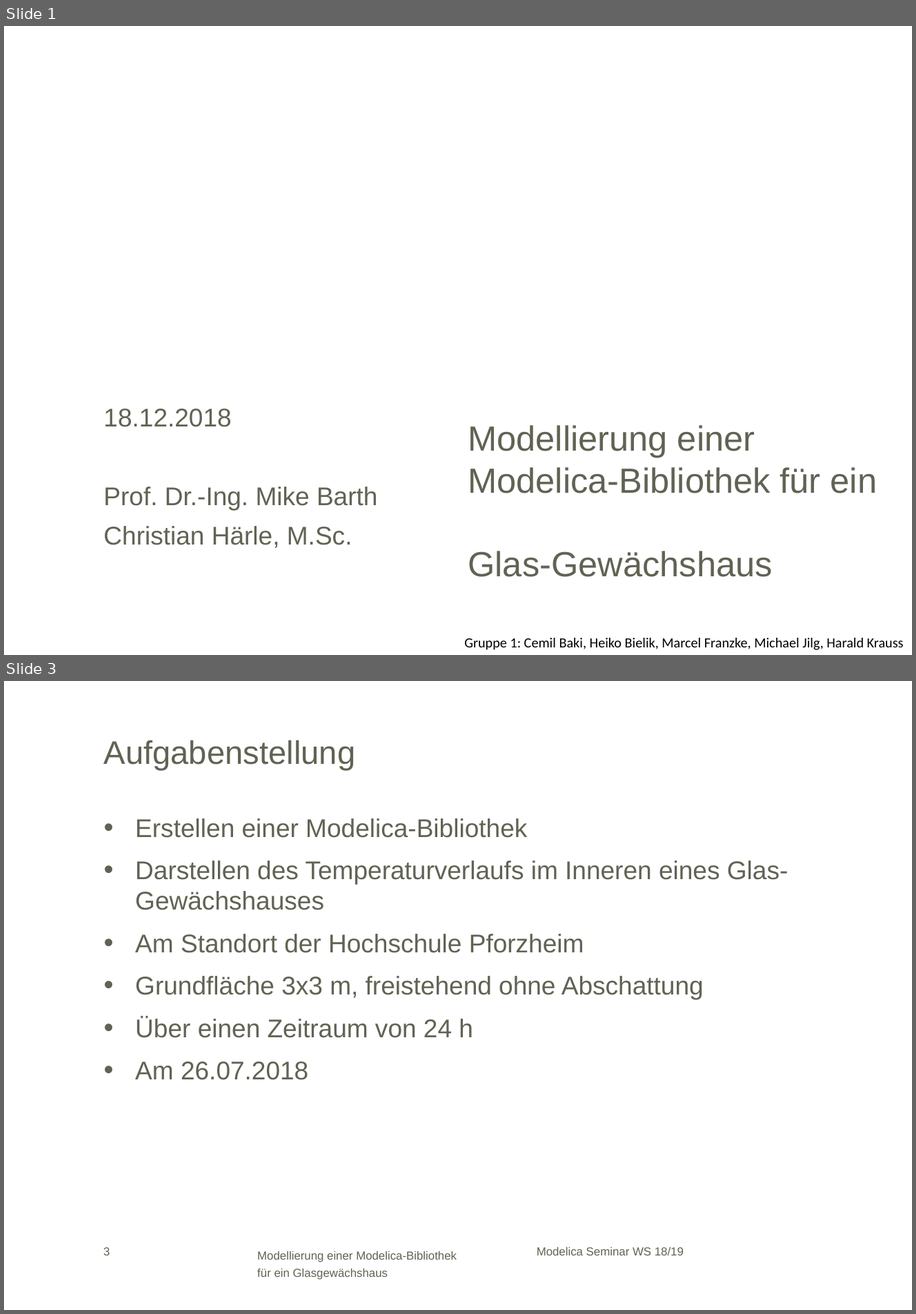
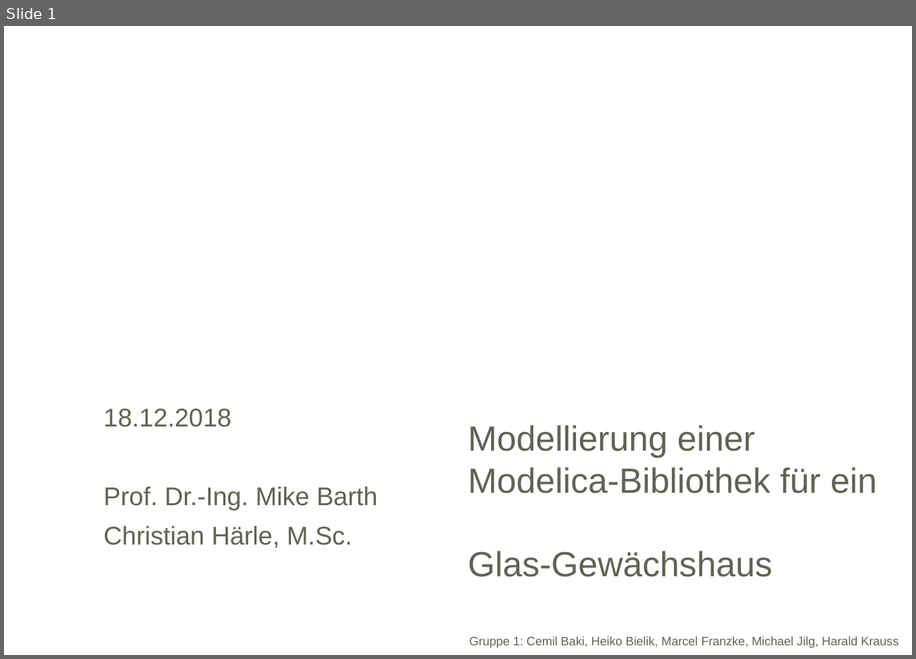
Before and after one commit to HeikoBielik/gewXhouse, a slide deck: Modelica WS 18_19_V3.pptx. Shown one above the other, each under a label of ours: slides 1 and 3 before the commit, slide 1 after it; the slides between them are not shown. The pictures are 916x1314 and 916x659 pixels, drawn with LibreOffice and Linux fonts; fonts in the diff are those of the drawing; background and template pictures are left out. Boxes give left, top, right and bottom in pixels: in the first picture for what was removed or moved away, otherwise in the second. Text is boxed around its words. In the diff, an @@ line names an element or a change of style, - is before the commit and + after.

```diff
--- a/Modelica WS 18_19_V3.pptx
+++ b/Modelica WS 18_19_V3.pptx
@@ slide 3 removed at (x1=4, y1=681, x2=912, y2=1310), background #FFFFFF @@
@@ title removed at (x1=104, y1=740, x2=356, y2=771) @@
-Aufgabenstellung
@@ text removed at (x1=135, y1=818, x2=789, y2=1080) @@
-• Erstellen einer Modelica-Bibliothek
-• Darstellen des Temperaturverlaufs im Inneren eines Glas-Gewächshauses
-• Am Standort der Hochschule Pforzheim
-• Grundfläche 3x3 m, freistehend ohne Abschattung
-• Über einen Zeitraum von 24 h
-• Am 26.07.2018
@@ page number removed at (x1=103, y1=1247, x2=110, y2=1255) @@
-3
@@ text removed at (x1=257, y1=1251, x2=457, y2=1279) @@
-Modellierung einer Modelica-Bibliothek für ein Glasgewächshaus
@@ text removed at (x1=537, y1=1247, x2=684, y2=1255) @@
-Modelica Seminar WS 18/19
@@ slide 1 changed as well @@
@@ text "Gruppe 1: Cemil Baki, Heiko ..." at (x1=469, y1=636, x2=899, y2=648): size 12 to 10.5 pt, font Calibri to Arial, text colour #000000 to #626254 @@
```
Also in this commit, not shown: 1 other slide changed, 6 slides added, 8 other slides removed, 1 other file.
